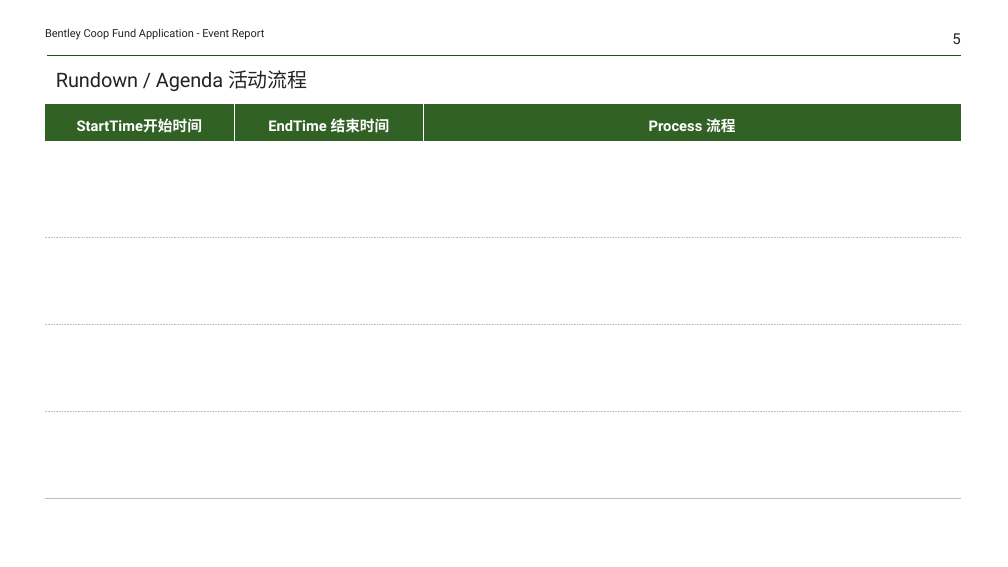
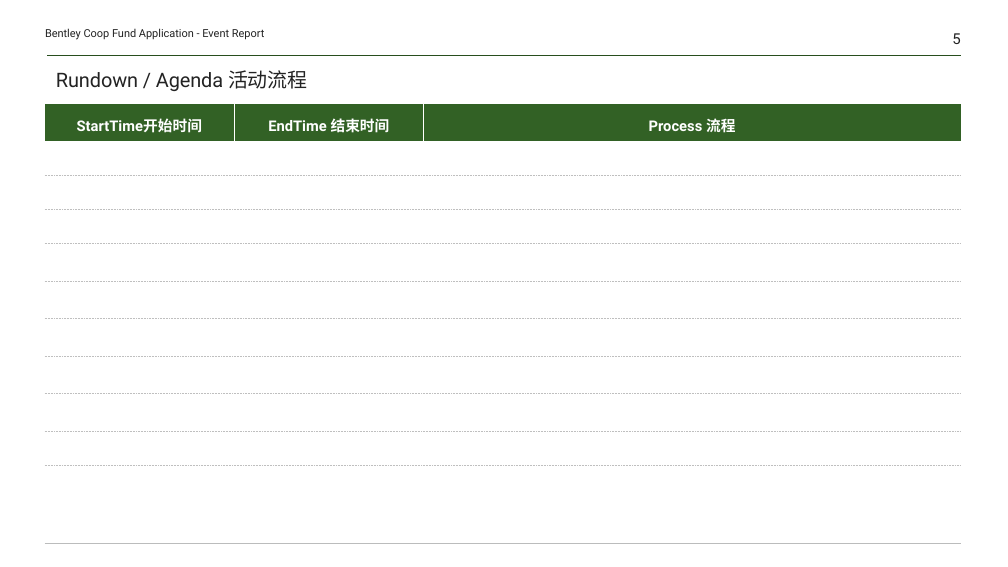
Before and after one commit to Yrtech-Tony/com.yrtech.Bentley.API.Upgrade, a slide deck: slide 5 of com.yrtech.bentleyAPI/com.yrtech.InventoryAPI/template/ReportOffLine.pptx. Drawn at 1008x567 pixels with LibreOffice and Linux fonts; fonts in the diff are those of the drawing. Boxes give left, top, right and bottom in pixels: in the first picture for what was removed or moved away, otherwise in the second. Text is boxed around its words. In the diff, an @@ line names an element or a change of style, - is before the commit and + after.

```diff
--- a/com.yrtech.bentleyAPI/com.yrtech.InventoryAPI/template/ReportOffLine.pptx
+++ b/com.yrtech.bentleyAPI/com.yrtech.InventoryAPI/template/ReportOffLine.pptx
@@ table at <box>45,104,961,554</box> @@
+row 6:  |  | 
+row 7:  |  | 
+row 8:  |  | 
+row 9:  |  | 
+row 10:  |  | 
+row 11:  |  | 
```
Also in this commit, not shown: 3 other slides changed, 5 other files.
